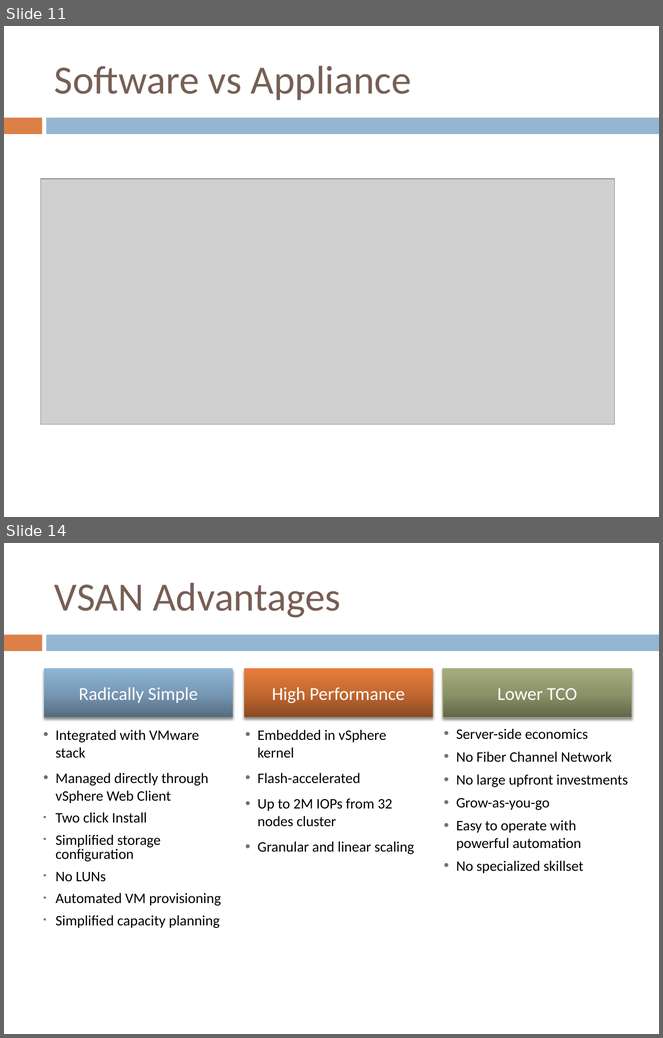
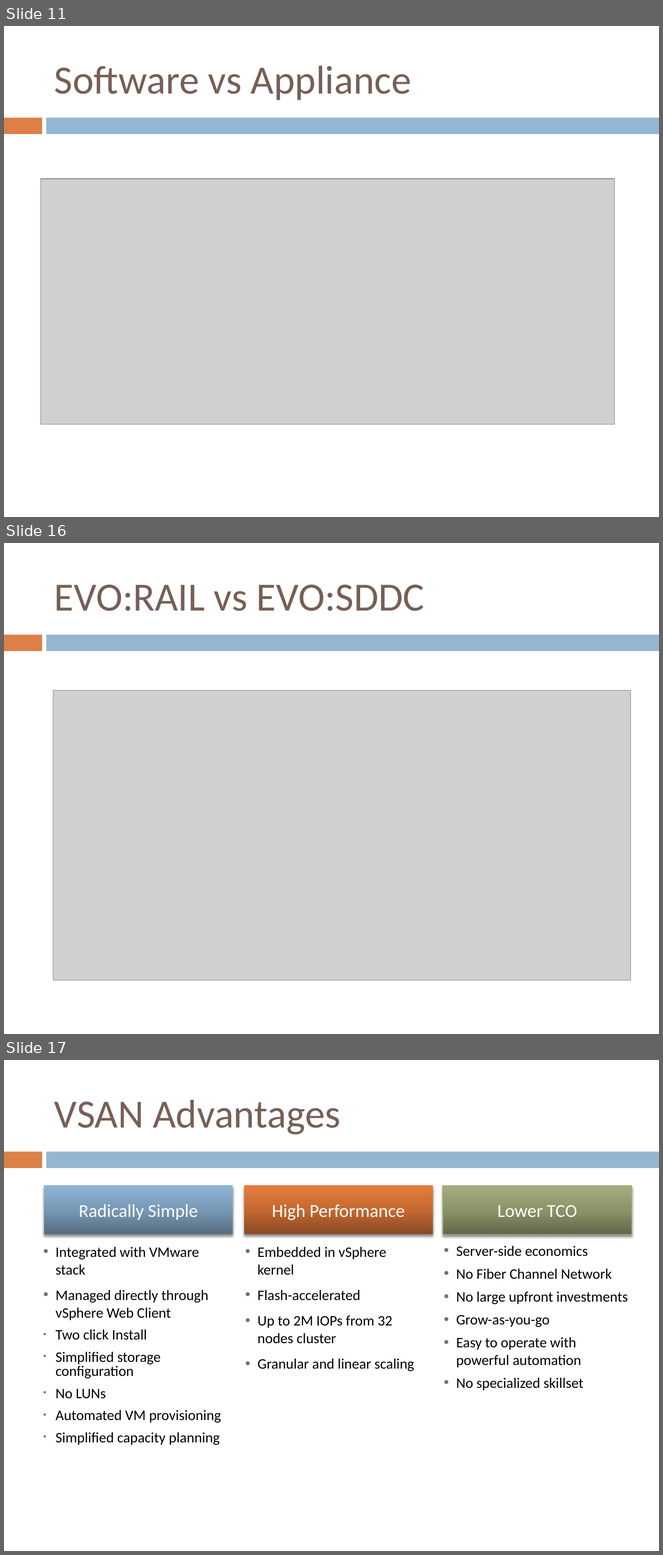
Before and after one commit to yangoliver/mydoc, a slide deck: slides/2016/vsan_toi_part1.pptx. Shown one above the other, each under a label of ours: slides 11 and 14 before the commit, slides 11, 16 and 17 after it; the slides between them are not shown. The pictures are 663x1038 and 663x1555 pixels, drawn with LibreOffice and Linux fonts; fonts in the diff are those of the drawing; grey boxes stand for pictures. Boxes give left, top, right and bottom in pixels: in the first picture for what was removed or moved away, otherwise in the second. Text is boxed around its words. In the diff, an @@ line names an element or a change of style, - is before the commit and + after.

Commit message:
added more EVO:RAIL information

```diff
--- a/slides/2016/vsan_toi_part1.pptx
+++ b/slides/2016/vsan_toi_part1.pptx
@@ slide 16 added at [4,543,659,1034], background #FFFFFF; not listed: 2 template elements that a slide beside it also shows @@
@@ title added at [54,585,425,611], 44 pt, text #775F55 @@
+EVO:RAIL vs EVO:SDDC
@@ picture added at [53,691,631,981] @@
@@ what was slide 14 is now slide 17 @@
```
Also in this commit, not shown: 4 slides changed, 5 other slides added, 1 other file.
